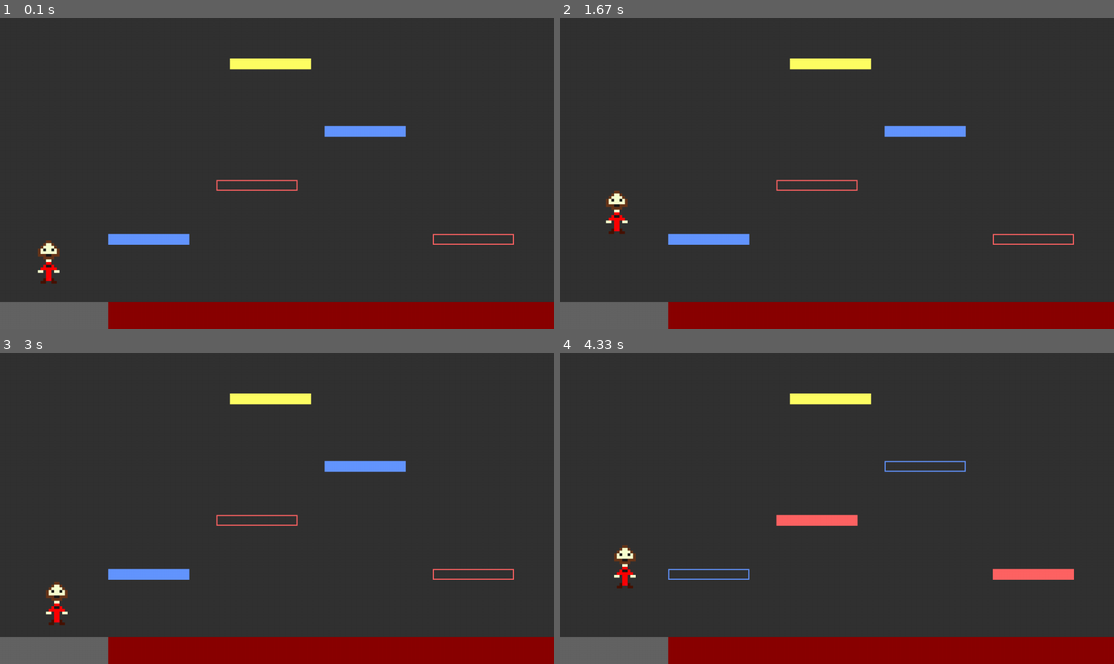
Above: before the commit, frames 1-4 (two rows, left to right).
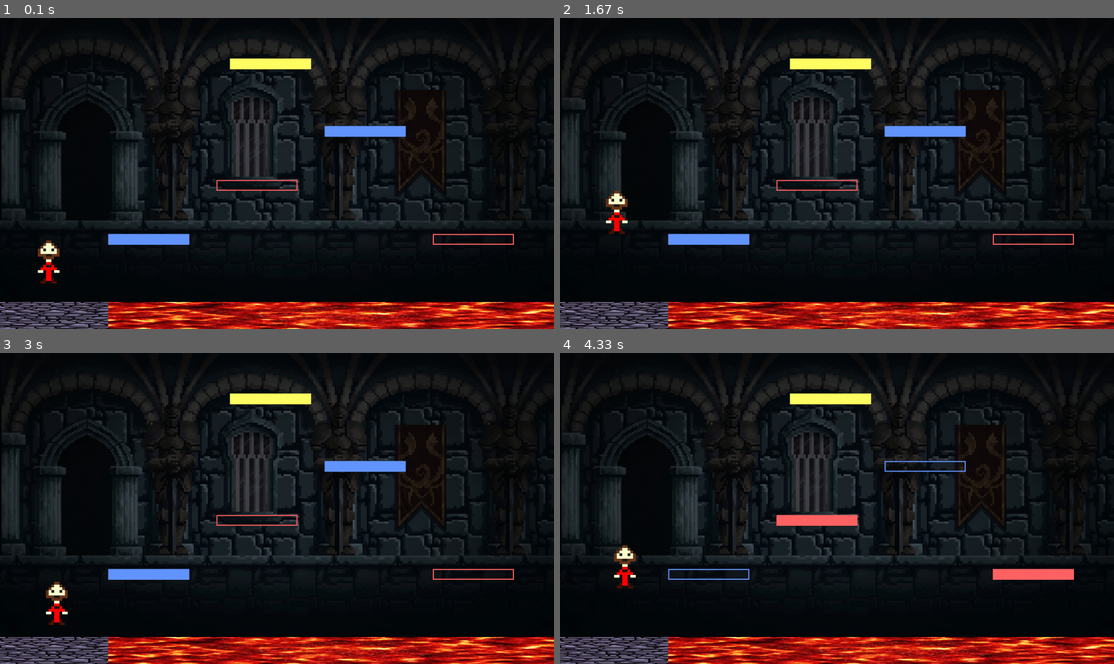
Above: after the commit, the same moments.

Repository: Martinconrad73/VISI301
Game: pygame game, started from Plateformer/main 2_1.py
The game is run twice, just before and just after one commit, with the same random seed, the same clock (stepped at 60 frames per second) and the same inputs.
Inputs:
- Up to frame 1 (0.1 s): no input
- Up to frame 2 (1.67 s): tap Space at 0.33, 1.07, 1.37 s; tap D at 0.67 s
- Up to frame 3 (3 s): tap Space at 1.9, 2.2, 2.4, 2.7, 2.97 s
- Up to frame 4 (4.33 s): tap Space at 3.3, 3.6, 3.73 s; tap D at 3.38 s

The runs differ from the first frame. In frame 1, 80% of the frame differs, in the area x 0-100%, y 0-100%; in frame 2, 81%; in frame 3, 80%; in frame 4, 80%.

Commit message:
ajout des texture et du fond du jeu

Diff:
--- a/Plateformer/main 2_1.py
+++ b/Plateformer/main 2_1.py
@@ -91,6 +91,10 @@
 clock = pygame.time.Clock()
 dt = 0
 image = pygame.transform.scale(pygame.image.load("img/immobile.png").convert_alpha(), (80, 80))
+#textures et fond
+fond_img = pygame.transform.scale(pygame.image.load("img/fond.png").convert(), (1024, 576))
+sole_img = pygame.transform.scale(pygame.image.load("img/sole.png").convert_alpha(), (200, 50))
+lave_img = pygame.transform.scale(pygame.image.load("img/lave.png").convert_alpha(), (824, 50))
 tab_pos = {"0" : "img/immobile.png", "1": "img/droite.png", "2": "img/gauche.png", "10": "img/immobile.png", "11": "img/saut_d.png", "12": "img/saut_g.png"}
 
 # TOUT CE QUI EST ICI DEVRA DISPARAITRE DANS LA VERSION FINALE, C'EST JUSTE POUR TESTER LE JEU
@@ -224,13 +228,9 @@
             direct = 0
 
     # --- AFFICHAGE ---
-
-    screen.fill((50, 50, 50))
-
-    # On dessine le sol (gris clair)
-
-    pygame.draw.rect(screen, (100, 100, 100), spawn_floor_rect)
-    pygame.draw.rect(screen, (139, 0, 0), lava_rect)
+    screen.blit(fond_img, (0, 0))
+    screen.blit(sole_img, spawn_floor_rect.topleft)
+    screen.blit(lave_img, lava_rect.topleft)
 
 
     for i in niveau_actuelle:
@@ -263,9 +263,9 @@
             bleu_actif = True
 
         else:
-            screen.fill((50, 50, 50))
-            pygame.draw.rect(screen, (100, 100, 100), spawn_floor_rect)
-            pygame.draw.rect(screen, (139, 0, 0), lava_rect)
+            screen.blit(fond_img, (0, 0))
+            screen.blit(sole_img, spawn_floor_rect.topleft)
+            screen.blit(lave_img, lava_rect.topleft)
             for i in niveau_actuelle:
                 i.affiche_plat(bleu_actif, screen)
             screen.blit(image, player_rect)
